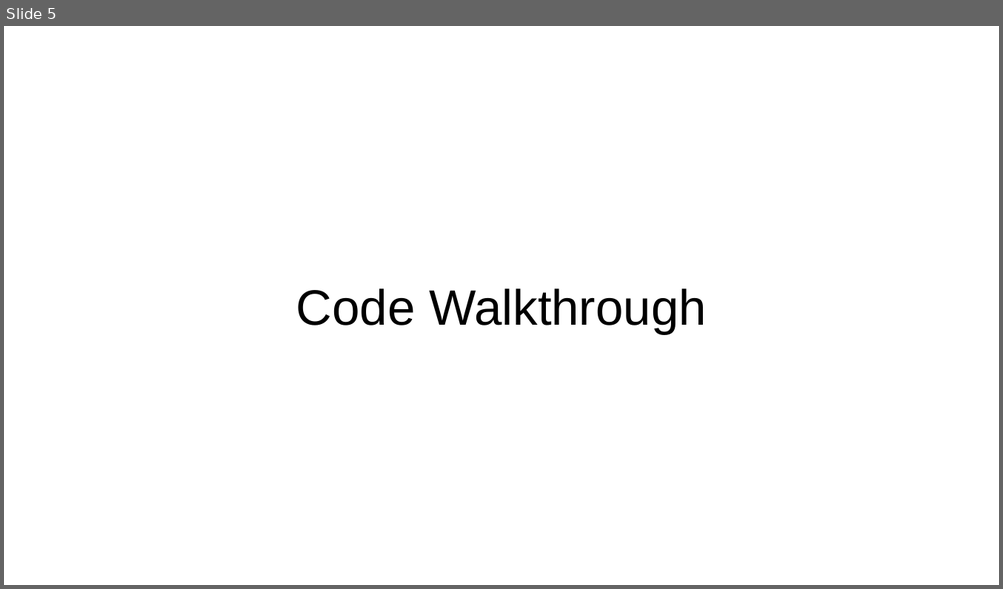
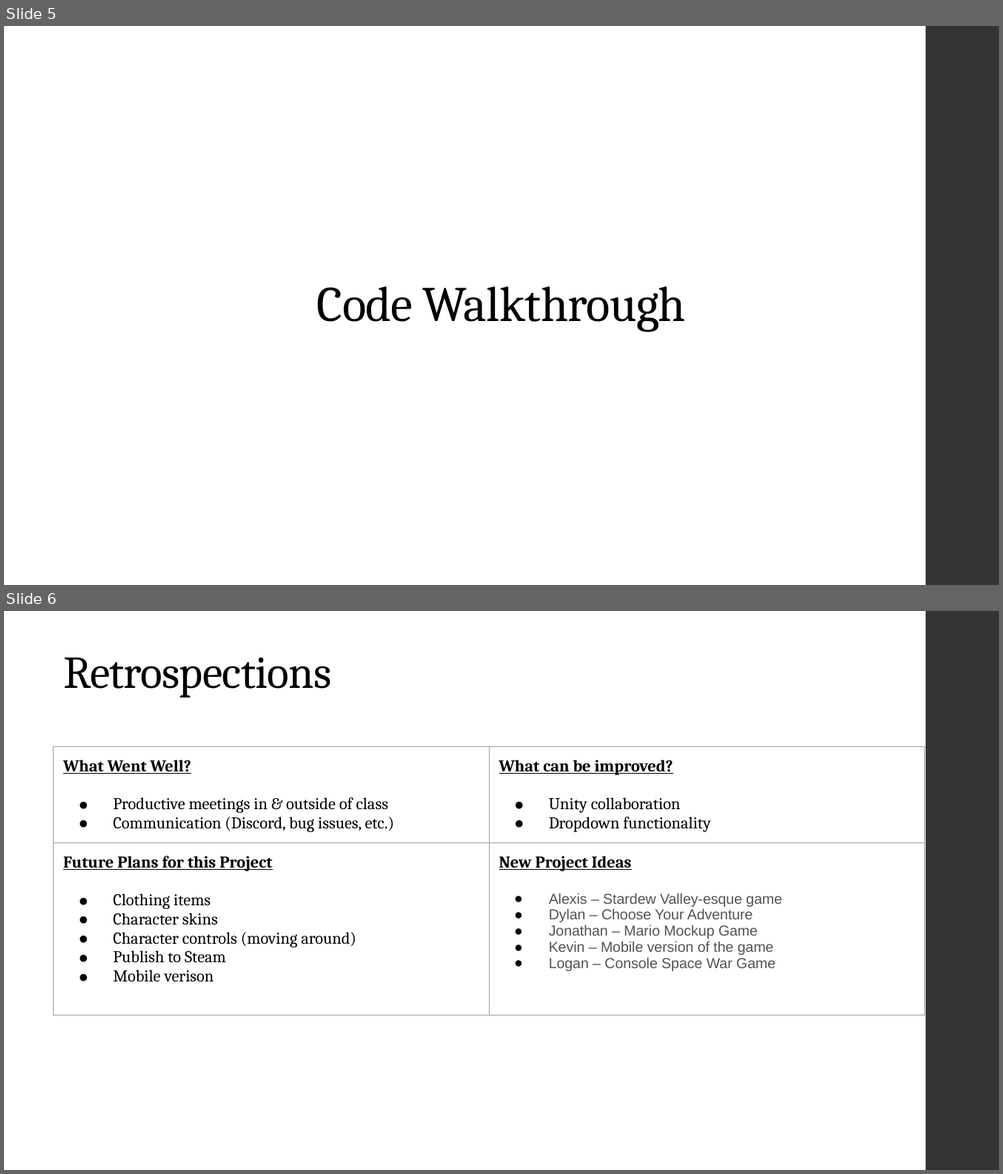
Before and after one commit to dbout01/cse310, a slide deck: course-conclusion/team_demo.pptx. Shown one above the other, each under a label of ours: slide 5 before the commit, slides 5 and 6 after it. The pictures are 1003x589 and 1003x1174 pixels, drawn with LibreOffice and Linux fonts; fonts in the diff are those of the drawing. Boxes give left, top, right and bottom in pixels: in the first picture for what was removed or moved away, otherwise in the second. Text is boxed around its words. In the diff, an @@ line names an element or a change of style, - is before the commit and + after.

```diff
--- a/course-conclusion/team_demo.pptx
+++ b/course-conclusion/team_demo.pptx
@@ slide 6 added at [4,611,999,1170], background #FFFFFF; not listed: 1 template element that a slide beside it also shows @@
@@ title added at [63,658,331,698], 33 pt, text #000000 @@
+Retrospections
@@ table added at [54,747,925,1025], 2 rows, 2 columns @@
+What Went Well? / Productive meetings in & outside of class / Communication (Discord, bug issues, etc.) | What can be improved? / Unity collaboration / Dropdown functionality
+Future Plans for this Project / Clothing items / Character skins / Character controls (moving around) / Publish to Steam / Mobile verison | New Project Ideas / Alexis – Stardew Valley-esque game / Dylan – Choose Your Adventure / Jonathan – Mario Mockup Game / Kevin – Mobile version of the game / Logan – Console Space War Game
@@ slide 5 changed as well @@
@@ rectangle added at [925,26,999,585], fill #353537 @@
@@ title "Code Walkthrough" at [317,286,686,332]: font Arial to Cambria, letter spacing 0 to -0.4 pt; line spacing 1 to 0.9 @@
```
Also in this commit, not shown: 4 other slides changed, 1 slide removed, 2 other files.
